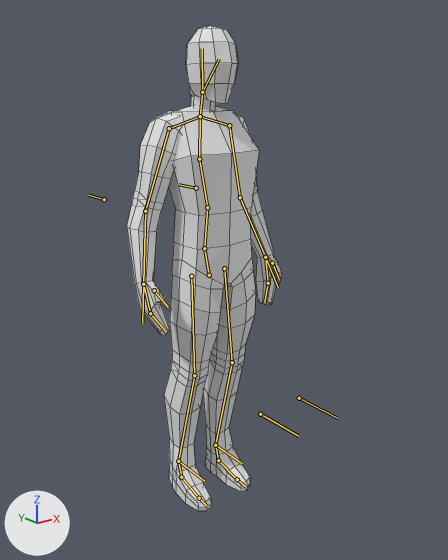
The Blender file assets/models/base_male.blend, before and after one commit.
One viewpoint serves both versions: a 50 mm lens placed at (-1.66, -2.15, 1.92), pointed at (0.07, 0.01, 1.06). Every picture has the same lights, and +X, +Y and +Z are marked at lower left. The older version comes first. The bones that bend it are drawn over the model as lines. Mesh edges are drawn as thin lines.

The first picture shows 'arms', 'head', 'neck', 'torso'.
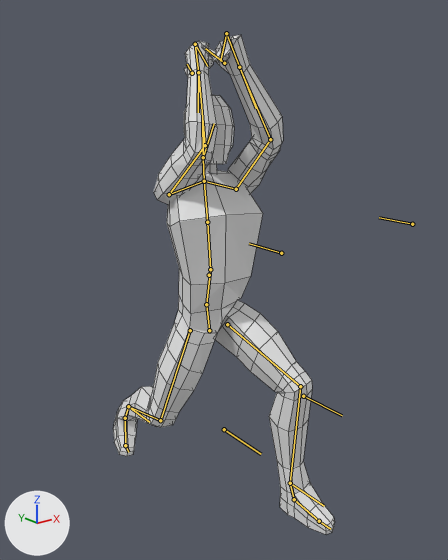
The newer file adds an action. The first version stands in its rest pose; the second is drawn at frame 39 of the action 'idle_roof_lswrd'.

What differs and where, as boxes (x1, y1, x2, y2) in the pictures (448 x 560 px):
```json
{"object": "torso", "change": "posed", "before": [164, 106, 259, 511], "after": [113, 170, 335, 534], "on screen": "132% wider, 10% shorter"}
{"object": "arms", "change": "posed", "before": [127, 113, 281, 335], "after": [154, 35, 283, 205], "on screen": "16% narrower, 23% shorter"}
{"object": "head", "change": "posed", "before": [186, 26, 238, 104], "after": [184, 95, 234, 164], "on screen": "11% shorter"}
{"bone": "Spine.000", "before": "(209, 275) to (204, 248)", "after": "(209, 330) to (206, 304)"}
{"bone": "Spine.003", "before": "(199, 159) to (200, 116)", "after": "(207, 222) to (204, 181)"}
{"bone": "Head", "before": "(202, 92) to (219, 59)", "after": "(203, 157) to (214, 123)"}
{"bone": "Shoulder.L", "before": "(200, 116) to (229, 125)", "after": "(204, 181) to (236, 189)"}
{"bone": "Hand.L", "before": "(265, 257) to (268, 283)", "after": "(239, 67) to (226, 33)"}
{"bone": "Fingers.L", "before": "(268, 283) to (264, 302)", "after": "(226, 33) to (220, 61)"}
{"bone": "Shoulder.R", "before": "(200, 116) to (169, 128)", "after": "(204, 181) to (169, 194)"}
{"bone": "Hand.R", "before": "(143, 284) to (150, 313)", "after": "(198, 72) to (195, 44)"}
{"bone": "Fingers.R", "before": "(150, 313) to (165, 330)", "after": "(195, 44) to (207, 66)"}
{"bone": "Foot.000.L", "before": "(215, 445) to (218, 460)", "after": "(290, 483) to (294, 499)"}
{"bone": "Foot.000.R", "before": "(178, 461) to (181, 477)", "after": "(128, 406) to (125, 418)"}
{"bone": "Foot.002.R", "before": "(199, 498) to (207, 506)", "after": "(125, 445) to (128, 452)"}
{"bone": "Arm.IK.L", "before": "(265, 257) to (278, 287)", "after": "(239, 67) to (256, 108)"}
{"bone": "Arm.IK.PoleTarget.L", "before": "(196, 188) to (178, 184)", "after": "(412, 224) to (379, 217)"}
{"bone": "Leg.IK.PoleTarget.L", "before": "(299, 398) to (337, 418)", "after": "(303, 396) to (342, 415)"}
{"bone": "Leg.IK.L", "before": "(215, 445) to (242, 463)", "after": "(290, 483) to (324, 506)"}
{"bone": "Neck.IK", "before": "(202, 92) to (202, 48)", "after": "(203, 157) to (202, 116)"}
{"bone": "Arm.IK.R", "before": "(143, 284) to (142, 323)", "after": "(198, 72) to (198, 112)"}
{"bone": "Arm.IK.PoleTarget.R", "before": "(104, 199) to (88, 195)", "after": "(281, 253) to (249, 243)"}
{"bone": "Leg.IK.PoleTarget.R", "before": "(260, 414) to (298, 436)", "after": "(224, 429) to (261, 454)"}
{"bone": "Leg.IK.R", "before": "(178, 461) to (204, 481)", "after": "(128, 406) to (149, 422)"}
```

Scene script edits in JSON lines:
```json
{"block": "bone_spine_000", "where": "bone_spine_000 = bpy.data.objects['Armature'].pose.bones['Spine.000']"}
{"op": "set", "path": "bone_spine_000.location", "old": "(0.0, 0.0, 0.0)", "new": "(0.0, -1.76, -0.49)"}
{"op": "set", "path": "bone_spine_000.rotation_quaternion", "old": "(1.0, 0.0, 0.0, 0.0)", "new": "(0.99, -0.001, -0.136, -0.027)", "note": "degrees (0, 0, 0) -> degrees (0, -16, -3)"}
{"block": "bone_spine_003", "where": "bone_spine_003 = bpy.data.objects['Armature'].pose.bones['Spine.003']  # child of 'Spine.002'"}
{"op": "set", "path": "bone_spine_003.rotation_quaternion", "old": "(1.0, 0.0, 0.0, 0.0)", "new": "(0.987, -0.16, 0.0, 0.0)", "note": "degrees (0, 0, 0) -> degrees (-18, 0, 0)"}
{"block": "bone_head", "where": "bone_head = bpy.data.objects['Armature'].pose.bones['Head']  # child of 'Neck'"}
{"op": "set", "path": "bone_head.rotation_quaternion", "old": "(1.0, 0.0, 0.0, 0.0)", "new": "(0.995, 0.001, 0.073, -0.064)", "note": "degrees (0, 0, 0) -> degrees (0, 8, -7)"}
{"block": "bone_shoulder_l", "where": "bone_shoulder_l = bpy.data.objects['Armature'].pose.bones['Shoulder.L']  # child of 'Spine.003'"}
{"op": "set", "path": "bone_shoulder_l.rotation_quaternion", "old": "(1.0, 0.0, 0.0, 0.0)", "new": "(0.997, -0.07, -0.02, -0.008)", "note": "degrees (0, 0, 0) -> degrees (-8, -2, -1)"}
{"block": "bone_hand_l", "where": "bone_hand_l = bpy.data.objects['Armature'].pose.bones['Hand.L']  # child of 'Forearm.L'"}
{"op": "set", "path": "bone_hand_l.rotation_quaternion", "old": "(1.0, 0.0, 0.0, 0.0)", "new": "(0.977, 0.031, 0.004, 0.211)", "note": "degrees (0, 0, 0) -> degrees (4, 0, 24)"}
{"block": "bone_fingers_l", "where": "bone_fingers_l = bpy.data.objects['Armature'].pose.bones['Fingers.L']  # child of 'Hand.L'"}
{"op": "set", "path": "bone_fingers_l.rotation_quaternion", "old": "(1.0, 0.0, 0.0, 0.0)", "new": "(0.519, 0.135, -0.138, -0.833)", "note": "degrees (0, 0, 0) -> degrees (22, 5, -115)"}
{"block": "bone_shoulder_r", "where": "bone_shoulder_r = bpy.data.objects['Armature'].pose.bones['Shoulder.R']  # child of 'Spine.003'"}
{"op": "set", "path": "bone_shoulder_r.rotation_quaternion", "old": "(1.0, 0.0, 0.0, 0.0)", "new": "(0.997, -0.07, 0.02, 0.008)", "note": "degrees (0, 0, 0) -> degrees (-8, 2, 1)"}
{"block": "bone_hand_r", "where": "bone_hand_r = bpy.data.objects['Armature'].pose.bones['Hand.R']  # child of 'Forearm.R'"}
{"op": "set", "path": "bone_hand_r.rotation_quaternion", "old": "(1.0, 0.0, 0.0, 0.0)", "new": "(0.983, 0.021, -0.013, -0.18)", "note": "degrees (0, 0, 0) -> degrees (3, -1, -21)"}
{"block": "bone_fingers_r", "where": "bone_fingers_r = bpy.data.objects['Armature'].pose.bones['Fingers.R']  # child of 'Hand.R'"}
{"op": "set", "path": "bone_fingers_r.rotation_quaternion", "old": "(1.0, 0.0, 0.0, 0.0)", "new": "(0.455, -0.009, 0.112, 0.883)", "note": "degrees (0, 0, 0) -> degrees (11, 7, 126)"}
{"block": "bone_foot_000_l", "where": "bone_foot_000_l = bpy.data.objects['Armature'].pose.bones['Foot.000.L']  # child of 'Leg.001.L'"}
{"op": "set", "path": "bone_foot_000_l.rotation_quaternion", "old": "(1.0, 0.0, 0.0, 0.0)", "new": "(0.999, 0.049, -0.001, -0.001)", "note": "degrees (0, 0, 0) -> degrees (6, 0, 0)"}
{"block": "bone_foot_000_r", "where": "bone_foot_000_r = bpy.data.objects['Armature'].pose.bones['Foot.000.R']  # child of 'Leg.001.R'"}
{"op": "set", "path": "bone_foot_000_r.rotation_quaternion", "old": "(1.0, 0.0, 0.0, 0.0)", "new": "(0.974, -0.225, -0.006, -0.013)", "note": "degrees (0, 0, 0) -> degrees (-26, -1, -1)"}
{"block": "bone_foot_002_r", "where": "bone_foot_002_r = bpy.data.objects['Armature'].pose.bones['Foot.002.R']  # child of 'Foot.001.R'"}
{"op": "set", "path": "bone_foot_002_r.rotation_quaternion", "old": "(1.0, 0.0, 0.0, 0.0)", "new": "(0.962, -0.272, 0.012, -0.012)", "note": "degrees (0, 0, 0) -> degrees (-32, 1, -2)"}
{"block": "bone_arm_ik_l", "where": "bone_arm_ik_l = bpy.data.objects['Armature'].pose.bones['Arm.IK.L']"}
{"op": "set", "path": "bone_arm_ik_l.location", "old": "(0.0, 0.0, 0.0)", "new": "(0.68, -5.49, 3.5)"}
{"block": "bone_arm_ik_poletarget_l", "where": "bone_arm_ik_poletarget_l = bpy.data.objects['Armature'].pose.bones['Arm.IK.PoleTarget.L']"}
{"op": "set", "path": "bone_arm_ik_poletarget_l.location", "old": "(0.0, 0.0, 0.0)", "new": "(-0.85, -8.32, 0.21)"}
{"block": "bone_leg_ik_poletarget_l", "where": "bone_leg_ik_poletarget_l = bpy.data.objects['Armature'].pose.bones['Leg.IK.PoleTarget.L']"}
{"op": "set", "path": "bone_leg_ik_poletarget_l.location", "old": "(0.0, 0.0, 0.0)", "new": "(0.19, 0.0, 0.01)"}
{"block": "bone_leg_ik_l", "where": "bone_leg_ik_l = bpy.data.objects['Armature'].pose.bones['Leg.IK.L']"}
{"op": "set", "path": "bone_leg_ik_l.location", "old": "(0.0, 0.0, 0.0)", "new": "(0.41, 3.34, -0.09)"}
{"block": "bone_neck_ik", "where": "bone_neck_ik = bpy.data.objects['Armature'].pose.bones['Neck.IK']"}
{"op": "set", "path": "bone_neck_ik.location", "old": "(0.0, 0.0, 0.0)", "new": "(0.0, -1.83, 0.0)"}
{"block": "bone_arm_ik_r", "where": "bone_arm_ik_r = bpy.data.objects['Armature'].pose.bones['Arm.IK.R']"}
{"op": "set", "path": "bone_arm_ik_r.location", "old": "(0.0, 0.0, 0.0)", "new": "(-0.08, -5.58, 2.15)"}
{"block": "bone_arm_ik_poletarget_r", "where": "bone_arm_ik_poletarget_r = bpy.data.objects['Armature'].pose.bones['Arm.IK.PoleTarget.R']"}
{"op": "set", "path": "bone_arm_ik_poletarget_r.location", "old": "(0.0, 0.0, 0.0)", "new": "(0.2, -8.32, 0.05)"}
{"block": "bone_leg_ik_poletarget_r", "where": "bone_leg_ik_poletarget_r = bpy.data.objects['Armature'].pose.bones['Leg.IK.PoleTarget.R']"}
{"op": "set", "path": "bone_leg_ik_poletarget_r.location", "old": "(0.0, 0.0, 0.0)", "new": "(-1.3, 0.0, 0.05)"}
{"block": "bone_leg_ik_r", "where": "bone_leg_ik_r = bpy.data.objects['Armature'].pose.bones['Leg.IK.R']"}
{"op": "set", "path": "bone_leg_ik_r.location", "old": "(0.0, 0.0, 0.0)", "new": "(-0.01, -3.26, -0.67)"}
```
